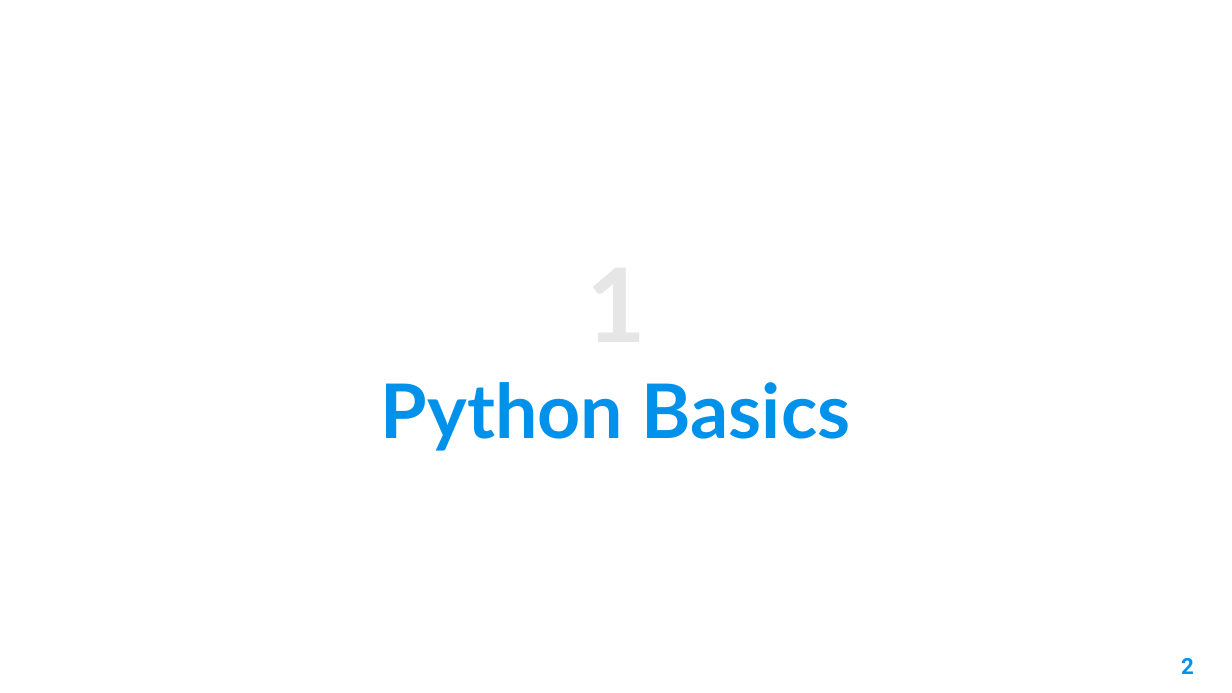
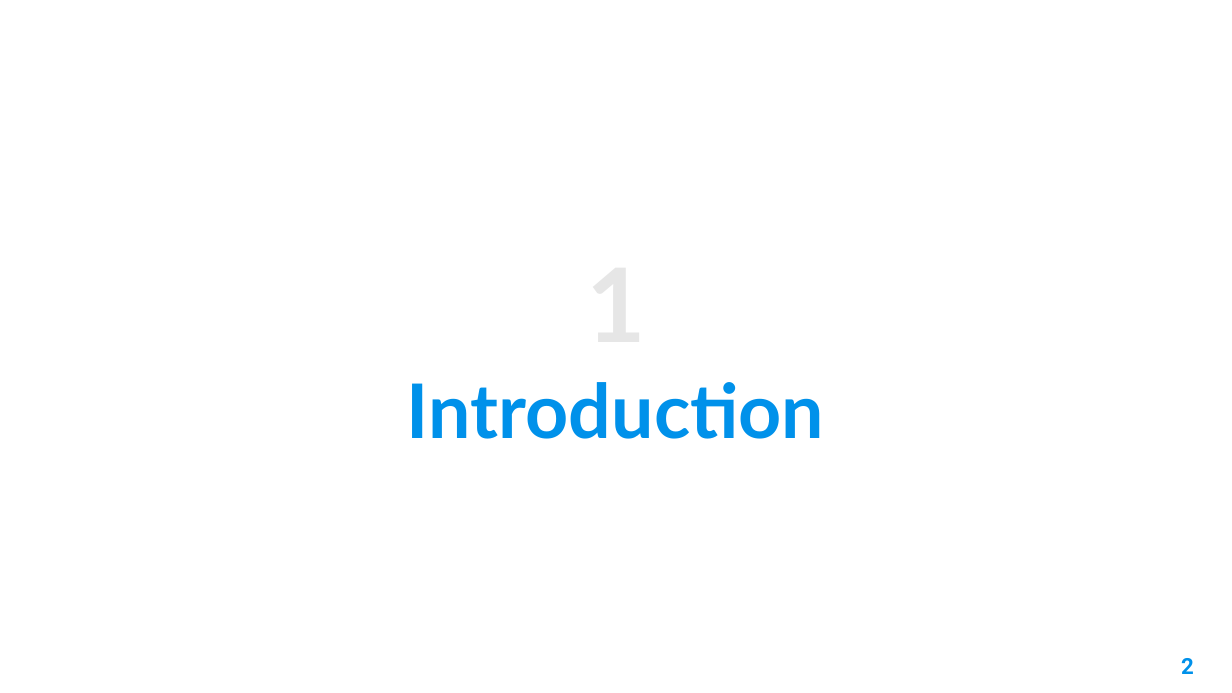
Before and after one commit to AleeRezaa/learn-python, a slide deck: slide 2 of 2 Python Basics.pptx. Drawn at 1232x693 pixels with LibreOffice and Linux fonts; fonts in the diff are those of the drawing; background and template pictures are left out. Boxes give left, top, right and bottom in pixels: in the first picture for what was removed or moved away, otherwise in the second. Text is boxed around its words. In the diff, an @@ line names an element or a change of style, - is before the commit and + after.

Commit message:
update sections of python basics

```diff
--- a/2 Python Basics.pptx
+++ b/2 Python Basics.pptx
@@ title at box(407, 382, 824, 439): text changed @@
-Python Basics
+Introduction
```
Also in this commit, not shown: 1 other slide changed, 5 slides added.
